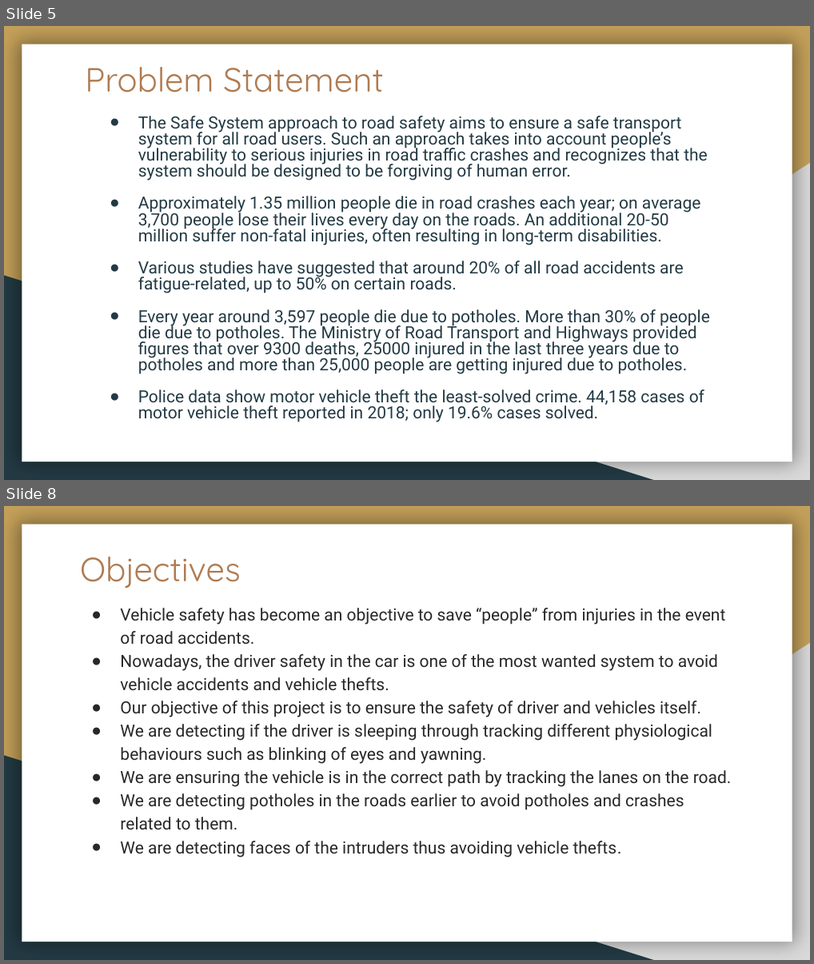
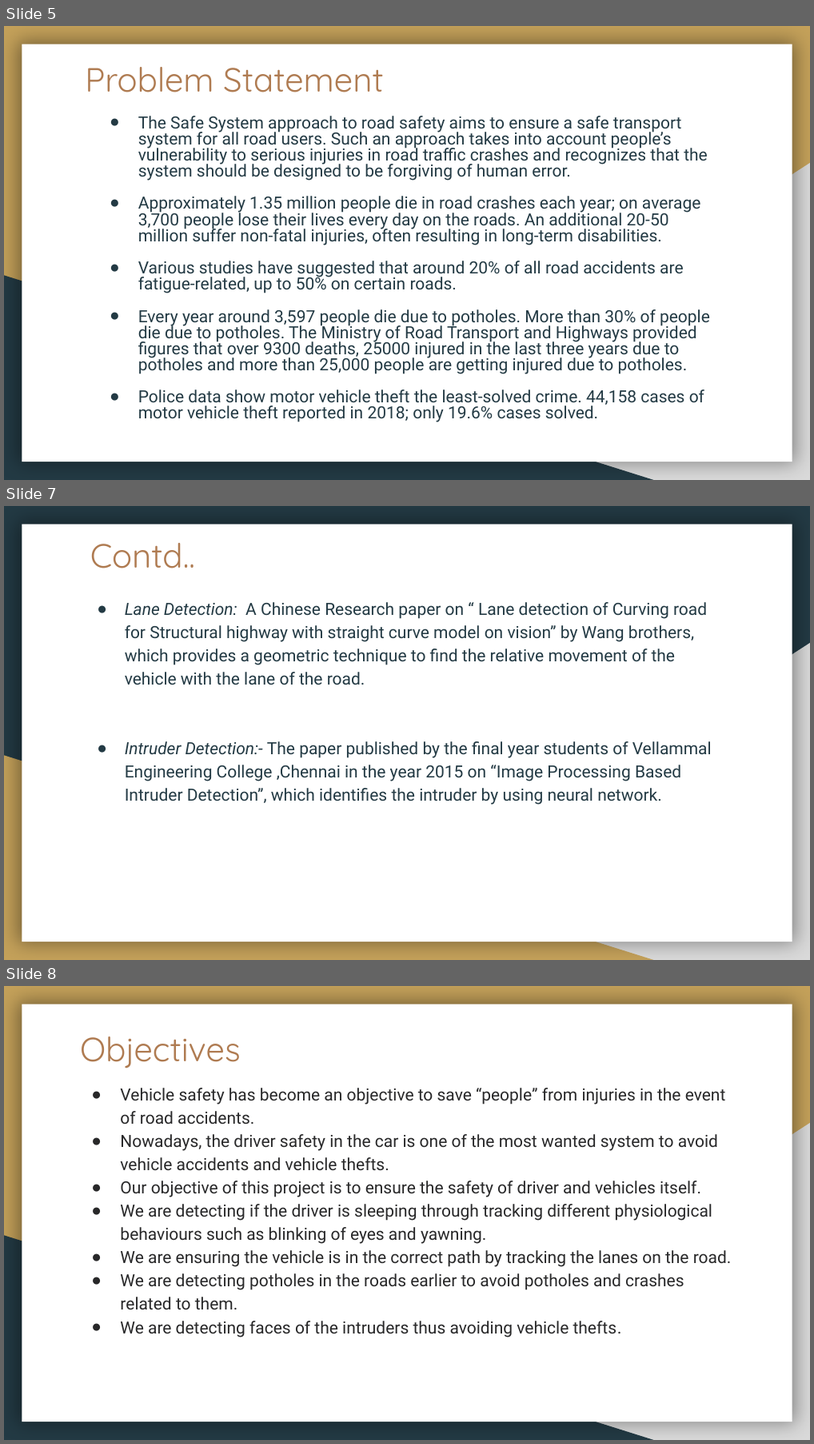
Before and after one commit to Ranganath0108/AVSS, a slide deck: Phase-1/Advanced Vehicle Safety System.pptx. Shown one above the other, each under a label of ours: slides 5 and 8 before the commit, slides 5, 7 and 8 after it; the slides between them are not shown. The pictures are 814x964 and 814x1444 pixels, drawn with LibreOffice and Linux fonts; fonts in the diff are those of the drawing. Boxes give left, top, right and bottom in pixels: in the first picture for what was removed or moved away, otherwise in the second. Text is boxed around its words. In the diff, an @@ line names an element or a change of style, - is before the commit and + after.

```diff
--- a/Phase-1/Advanced Vehicle Safety System.pptx
+++ b/Phase-1/Advanced Vehicle Safety System.pptx
@@ slide 7 added at (4,506,810,960), background #233A44; not listed: 2 template elements that a slide beside it also shows @@
@@ title added at (90,543,195,568), 30 pt, text #AF7B51 @@
+Contd..
@@ text added at (125,602,712,804), 15 pt, text #233A44 @@
+● Lane Detection: A Chinese Research paper on “ Lane detection of Curving road for Structural highway with straight curve model on vision” by Wang brothers, which provides a geometric technique to find the relative movement of the vehicle with the lane of the road.
+● Intruder Detection:- The paper published by the final year students of Vellammal Engineering College ,Chennai in the year 2015 on “Image Processing Based Intruder Detection”, which identifies the intruder by using neural network.
@@ right triangle added at (4,755,654,960), fill #C4A15A @@
```
Also in this commit, not shown: 4 slides changed, 1 slide removed.
